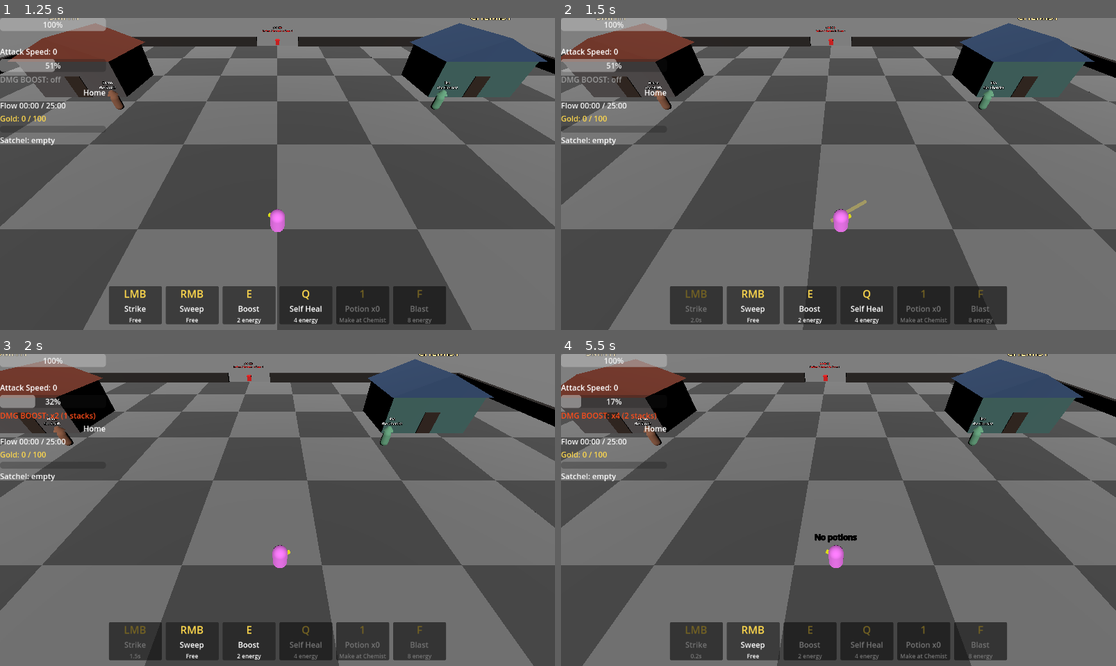
Above: before the commit, frames 1-4 (two rows, left to right).
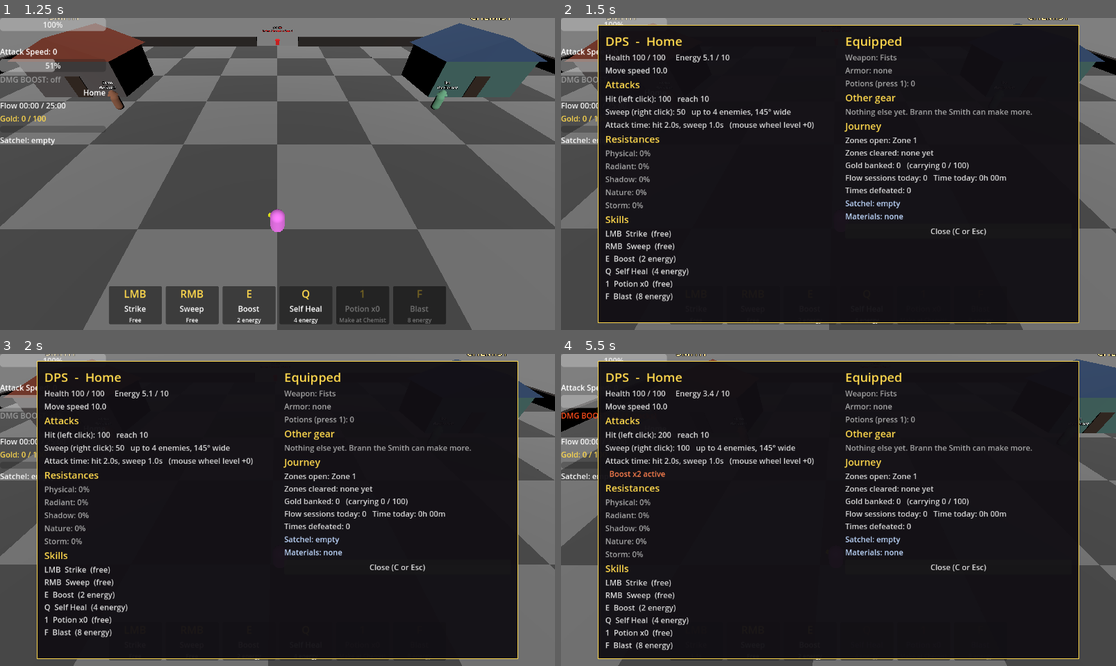
Above: after the commit, the same moments.

Repository: Zietgeist/Exultation
Game: Godot game, scene res://ClassSelect.tscn
Same seed, same stepped clock (60 frames per second), same inputs: the game is played once before the commit and once after it.
Inputs (mouse positions are in pixels of both pictures, inside the frame that each line leads up to):
- Up to frame 1 (1.25 s): click "DPS" at 0.5 s
- Up to frame 2 (1.5 s): tap Enter at 1.25 s; move the mouse to (960, 158) at 1.27 s; hold Right (ui_right) from 1.28 s (still down); tap C at 1.35 s; click (960, 158) at 1.42 s
- Up to frame 3 (2 s): keep holding Right (ui_right); tap E at 1.55 s
- Up to frame 4 (5.5 s): move the mouse to (727, 525) at 2.02 s; release Right (ui_right) at 2.03 s; hold Down (ui_down) 2.03-2.78 s; tap E at 2.1, 3.05, 4.35 s; click (727, 525) at 2.17 s; tap C at 2.3, 2.85, 3.8, 5.3 s; move the mouse to (894, 441) at 2.77 s; hold Right (ui_right) 2.78-3.53 s; click (894, 441) at 2.92 s; move the mouse to (810, 572) at 3.52 s; hold Up (ui_up) 3.53-4.28 s; tap 1 at 3.6 s; click (810, 572) at 3.67 s; move the mouse to (1005, 556) at 4.27 s; hold Left (ui_left) from 4.28 s (still down); click (1005, 556) at 4.42 s; tap Escape at 4.9 s; move the mouse to (672, 463) at 5.02 s; tap Q at 5.1 s; click (672, 463) at 5.17 s

Frame 1 is identical in both runs. In frame 2, 80% of the frame differs, in the area x 0-100%, y 0-100%; in frame 3, 88%; in frame 4, 88%.

Commit message:
Character screen (C): stats, attacks, resistances by damage type, skills, equipped gear with history, swap gear in town, journey progress; pauses the game while open
Co-Authored-By: Claude Opus 5.5 <noreply@anthropic.com>
Claude-Session: https://claude.ai/code/session_013yxoaHLvU2gzuZEUgoi9o3

Diff:
--- /dev/null
+++ b/character_screen.gd
@@ -0,0 +1,191 @@
+extends CanvasLayer
+## Character screen (press C). Shows who you are, what you're carrying and how far you've come.
+## The game pauses while it's open. Gear can be swapped here, but only in town (gear changes on breaks).
+
+const GOLD = Color(1.0, 0.85, 0.3)
+const SOFT = Color(0.85, 0.85, 0.85)
+const DIM = Color(0.65, 0.65, 0.65)
+const CLASS_NAMES = ["DPS", "Tank", "Healer"]
+
+var panel: PanelContainer
+var left: VBoxContainer
+var right: VBoxContainer
+
+
+func _ready():
+	layer = 45
+	process_mode = Node.PROCESS_MODE_ALWAYS	# keeps working while the game is paused
+	panel = PanelContainer.new()
+	panel.set_anchors_and_offsets_preset(Control.PRESET_CENTER)
+	panel.custom_minimum_size = Vector2(1000, 620)
+	panel.position = Vector2(-500, -310)
+	var style = StyleBoxFlat.new()
+	style.bg_color = Color(0.07, 0.06, 0.08, 0.96)
+	style.border_color = GOLD
+	style.set_border_width_all(2)
+	style.set_content_margin_all(16)
+	panel.add_theme_stylebox_override("panel", style)
+	add_child(panel)
+	var scroll = ScrollContainer.new()
+	scroll.custom_minimum_size = Vector2(968, 588)
+	scroll.horizontal_scroll_mode = ScrollContainer.SCROLL_MODE_DISABLED
+	panel.add_child(scroll)
+	var cols = HBoxContainer.new()
+	cols.size_flags_horizontal = Control.SIZE_EXPAND_FILL
+	cols.add_theme_constant_override("separation", 28)
+	scroll.add_child(cols)
+	left = VBoxContainer.new()
+	left.size_flags_horizontal = Control.SIZE_EXPAND_FILL
+	right = VBoxContainer.new()
+	right.size_flags_horizontal = Control.SIZE_EXPAND_FILL
+	cols.add_child(left)
+	cols.add_child(right)
+	visible = false
+	Crafting.changed.connect(func(): if visible: _rebuild())
+
+
+func _unhandled_input(event):
+	if not (event is InputEventKey and event.pressed and not event.echo):
+		return
+	if event.keycode == KEY_C and (visible or not GameState.ui_open):
+		toggle()
+		get_viewport().set_input_as_handled()
+	elif event.keycode == KEY_ESCAPE and visible:
+		toggle()
+		get_viewport().set_input_as_handled()
+
+
+func toggle():
+	visible = not visible
+	GameState.ui_open = visible
+	get_tree().paused = visible
+	if visible:
+		_rebuild()
+
+
+# ---------------- Contents ----------------
+
+func _rebuild():
+	for c in left.get_children() + right.get_children():
+		c.queue_free()
+	var p = get_tree().get_first_node_in_group("player")
+	if p == null:
+		return
+	_you(p)
+	_gear(p)
+	_journey()
+	var close = Button.new()
+	close.text = "Close (C or Esc)"
+	close.pressed.connect(toggle)
+	right.add_child(close)
+
+
+func _you(p):
+	_title(left, "%s  -  %s" % [CLASS_NAMES[p.player_class], GameState.ZONE_NAMES.get(get_tree().current_scene.scene_file_path, "")])
+	_text(left, "Health %d / %d     Energy %.1f / %d" % [p.health, p.MAX_HEALTH, p.energy, p.MAX_ENERGY], SOFT)
+	_text(left, "Move speed %.1f%s" % [p.SPEED * (1.0 + p.haste), "  (hasted)" if p.haste > 0.0 else ""], SOFT)
+
+	_title(left, "Attacks", 20)
+	var bonus = p._element_damage()
+	_text(left, "Hit (left click): %d%s   reach %d" % [p.st_damage, "  +%d elemental" % bonus if bonus > 0 else "", p.ST_RANGE], SOFT)
+	_text(left, "Sweep (right click): %d%s   up to %d enemies, %d° wide" % [p.aoe_damage, "  +%d elemental" % (bonus * 0.5) if bonus > 0 else "", p.aoe_max_targets, roundi(rad_to_deg(acos(clamp(p.aoe_cone, -1.0, 1.0))) * 2)], SOFT)
+	_text(left, "Attack time: hit %.1fs, sweep %.1fs   (mouse wheel level %+d)" % [p.st_cooldown_time, p.aoe_cooldown_time, p.speed_level], SOFT)
+	for el in p.element_bonus:
+		_text(left, "  +%d %s damage per hit" % [p.element_bonus[el], el], Crafting.ELEMENT_COLORS[el])
+	if p.lifesteal > 0.0:
+		_text(left, "  Heals %.1f per hit" % p.lifesteal, Color(0.5, 1.0, 0.5))
+	if p.dps_boost_stacks > 0:
+		_text(left, "  Boost x%d active" % pow(2, p.dps_boost_stacks), Color(1.0, 0.5, 0.3))
+
+	_title(left, "Resistances", 20)
+	for el in Crafting.ELEMENTS:
+		var r = p.resistance(el)
+		var line = "%s: %d%%" % [el.capitalize(), roundi(r * 100)]
+		if p.ward_time > 0.0 and p.ward.get(el, 0.0) > 0.0:
+			line += "  (potion ward, %ds left)" % p.ward_time
+		_text(left, line, Crafting.ELEMENT_COLORS[el] if r > 0.0 else DIM)
+
+	_title(left, "Skills", 20)
+	var lines = []
+	for s in p.get_skills():
+		var cost = ("%d energy" % s.cost) if s.cost > 0 else "free"
+		lines.append("%s  %s  (%s)%s" % [s.key, s.name, cost, "  - coming soon" if s.soon else ""])
+	_text(left, "\n".join(lines), SOFT)
+
+
+func _gear(p):
+	var in_town = get_tree().current_scene.scene_file_path == "res://Home.tscn"
+	_title(right, "Equipped")
+	for slot in ["weapon", "armor"]:
+		var it = Crafting.item_by_id(Crafting.equipped[slot])
+		if it:
+			_text(right, "%s: %s" % [slot.capitalize(), it.name], GOLD)
+			_text(right, Crafting.describe(it), SOFT)
+		else:
+			_text(right, "%s: %s" % [slot.capitalize(), "Fists" if slot == "weapon" else "none"], DIM)
+	var pots = Crafting.potions()
+	_text(right, "Potions (press 1): %d" % pots.size(), GOLD if pots.size() > 0 else DIM)
+	for pot in pots:
+		_text(right, "  " + pot.name, SOFT)
+
+	var spare = Crafting.items.filter(func(it): return it.slot != "potion" and Crafting.equipped.get(it.slot, -1) != it.id)
+	_title(right, "Other gear", 20)
+	if spare.is_empty():
+		_text(right, "Nothing else yet. Brann the Smith can make more.", DIM)
+	elif not in_town:
+		_text(right, "You can swap gear in town.", DIM)
+	for it in spare:
+		var row = HBoxContainer.new()
+		var lbl = Label.new()
+		lbl.text = "%s (%s)\n%s" % [it.name, it.slot, Crafting.describe(it)]
+		lbl.autowrap_mode = TextServer.AUTOWRAP_WORD_SMART
+		lbl.size_flags_horizontal = Control.SIZE_EXPAND_FILL
+		lbl.add_theme_color_override("font_color", SOFT)
+		row.add_child(lbl)
+		if in_town:
+			var eq = Button.new()
+			eq.text = "Equip"
+			eq.pressed.connect(func(): Crafting.equip(it.id))
+			row.add_child(eq)
+		right.add_child(row)
+
+
+func _journey():
+	_title(right, "Journey", 20)
+	var unlocked = []
+	var cleared = []
+	for z in GameState.ZONE_ORDER:
+		if not ResourceLoader.exists(z):
+			continue
+		if GameState.is_unlocked(z):
+			unlocked.append(GameState.ZONE_NAMES[z])
+		if GameState.is_zone_cleared(z):
+			cleared.append(GameState.ZONE_NAMES[z])
+	var mins = int(SessionManager.play_seconds_today / 60.0)
+	_text(right, "Zones open: %s\nZones cleared: %s\nGold banked: %d   (carrying %d / %d)\nFlow sessions today: %d   Time today: %dh %02dm\nTimes defeated: %d" % [
+		", ".join(unlocked), ", ".join(cleared) if cleared.size() > 0 else "none yet",
+		GameState.gold_banked, GameState.gold_carried, GameState.GOLD_CAPACITY,
+		SessionManager.blocks_today, mins / 60, mins % 60, GameState.deaths], SOFT)
+	_text(right, GameState.satchel_text(), Color(0.75, 0.85, 1.0))
+	var parts = []
+	for s in Crafting.stash_list():
+		parts.append("%s x%d" % [s.name, s.count])
+	_text(right, "Materials: " + (", ".join(parts) if parts.size() > 0 else "none"), Color(0.75, 0.85, 1.0))
+
+
+# ---------------- helpers ----------------
+
+func _title(box: VBoxContainer, t: String, size := 26):
+	var l = Label.new()
+	l.text = t
+	l.add_theme_font_size_override("font_size", size)
+	l.add_theme_color_override("font_color", GOLD)
+	box.add_child(l)
+
+
+func _text(box: VBoxContainer, t: String, color: Color):
+	var l = Label.new()
+	l.text = t
+	l.autowrap_mode = TextServer.AUTOWRAP_WORD_SMART
+	l.add_theme_color_override("font_color", color)
+	box.add_child(l)
--- a/hud_control.gd
+++ b/hud_control.gd
@@ -76,6 +76,8 @@
 
 	# The map (press M)
 	get_parent().add_child.call_deferred(load("res://map_overlay.gd").new())
+	# The character screen (press C)
+	get_parent().add_child.call_deferred(load("res://character_screen.gd").new())
 	spawner = get_tree().get_first_node_in_group("spawner")
 
 func _on_notice(text: String):
